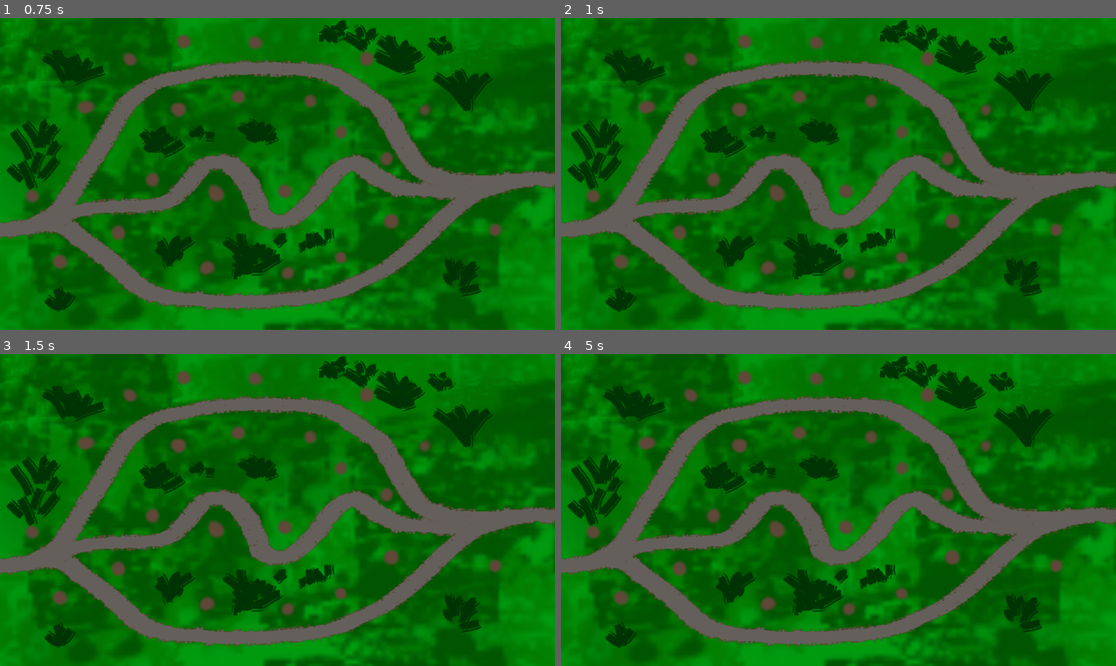
Above: before the commit, frames 1-4 (two rows, left to right).
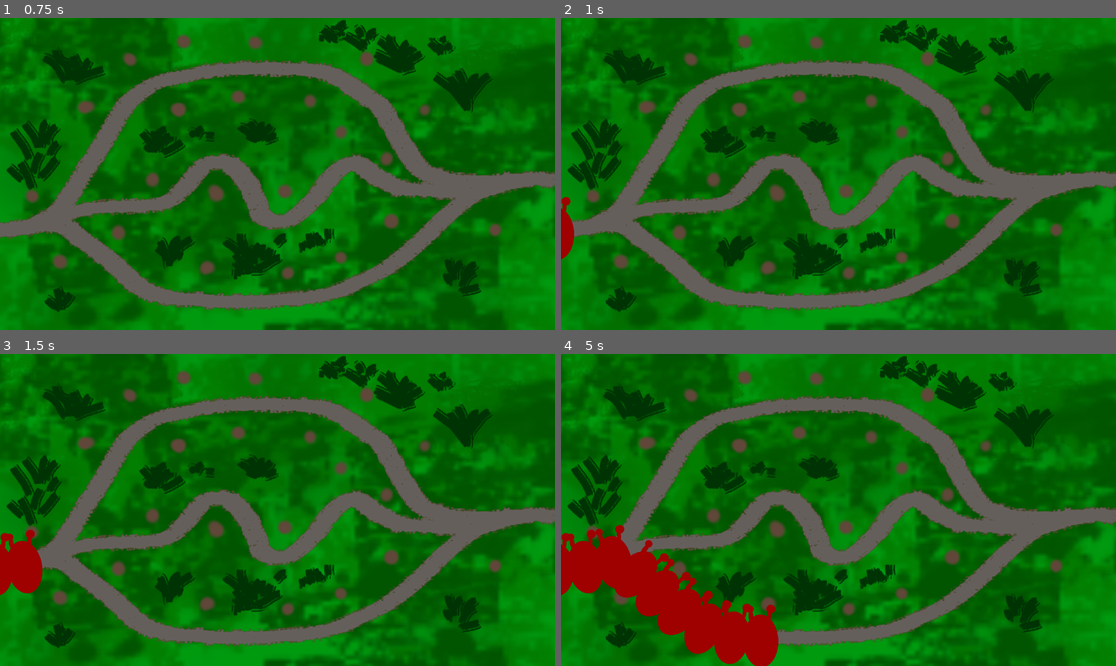
Above: after the commit, the same moments.

Repository: Dorfultariant/fgj_2024
Game: Godot game, scene res://scenes/world/level_1.tscn
The game is run twice, just before and just after one commit, with the same random seed, the same clock (stepped at 60 frames per second) and the same inputs. This scene is started directly instead of the project's main scene.
Inputs:
- Up to frame 1 (0.75 s): tap Enter at 0.5 s
- Up to frame 2 (1 s): no input
- Up to frame 3 (1.5 s): no input
- Up to frame 4 (5 s): no input

Frame 1 is identical in both runs. In frame 2, 0.3% of the frame differs, in the area x 0-3%, y 57-78%; in frame 3, 1.2%; in frame 4, 7.1%, in the area x 0-40%, y 54-100%.

Commit message:
Basic path following for telebatties

Diff:
--- a/scenes/world/level_1.tscn
+++ b/scenes/world/level_1.tscn
@@ -25,7 +25,8 @@
 zoom = Vector2(0.6, 0.6)
 
 [node name="TelebattiesTimer" type="Timer" parent="." index="3"]
-wait_time = 4.0
+wait_time = 0.4
+autostart = true
 
 [node name="Node2D" type="Node2D" parent="." index="4"]
 
@@ -109,6 +110,10 @@
 position = Vector2(-1157, 226)
 rotation = -0.178447
 
+[node name="TeleBatSpawnTimer" parent="." index="7"]
+wait_time = 0.5
+autostart = true
+
 [node name="FinnishLine" parent="." index="8" instance=ExtResource("3_vogp0")]
 position = Vector2(1013, 20)
 
--- a/scenes/world/world.gd
+++ b/scenes/world/world.gd
@@ -1,33 +1,34 @@
 extends Node2D
 class_name WORLD
 var telebatties_scene: PackedScene = preload("res://scenes/characters/telebatties.tscn")
-
+var follow_paths_list = []
 var speed : int = 200
 # Called when the node enters the scene tree for the first time.
 func _ready():
-	print(Globals.telebatties_queue)
-	var telebatties = telebatties_scene.instantiate() # Replace with function body.
-	$Route/Teletubbies.add_child(telebatties)
-
+	for i in range(20):
+		print(Globals.telebatties_queue)
+		var telebatties = telebatties_scene.instantiate() # Replace with function body.
+		Globals.telebatties_queue.append(telebatties)
+		print("A might warrior added")
 
 # Called every frame. 'delta' is the elapsed time since the previous frame.
 func _process(delta):
-	if Globals.telebatties_queue:
-		for tub in Globals.telebatties_queue:
-			$Route/Teletubbies.add_child(tub)
-		Globals.telebatties_queue.empty
-
+	for follower in follow_paths_list:
+		follower.progress += speed * delta
 
 func _on_telebatties_timer_timeout():
-	var telebatties = telebatties_scene.instantiate() # Replace with function body.
-	Globals.telebatties_queue.append(telebatties)
-
+	pass
 
 func _on_tele_bat_spawn_timer_timeout():
-	var newFollowPath = PathFollow2D.new()
-	newFollowPath.add_child(Globals.telebatties_queue.pop_at(0))
-	$Route.add_child(newFollowPath)
+	print(Globals.telebatties_queue.pop_at(0))
+	if Globals.telebatties_queue:
+		var newFollowPath = PathFollow2D.new()
+		newFollowPath.add_child(Globals.telebatties_queue.pop_at(0))
+		$Route.add_child(newFollowPath)
+		follow_paths_list.append(newFollowPath)
+		print("New child appears")
 
 
 func _on_finnish_line_tele_bat_got_in(body):
-	pass # Replace with function body.
+	print("Something got through...")
+	body.exit()
